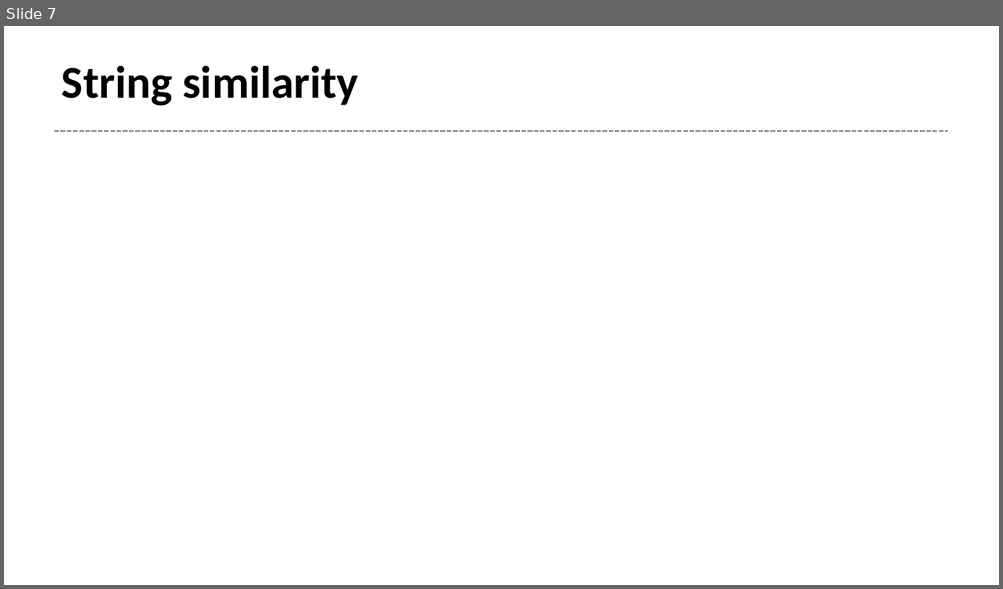
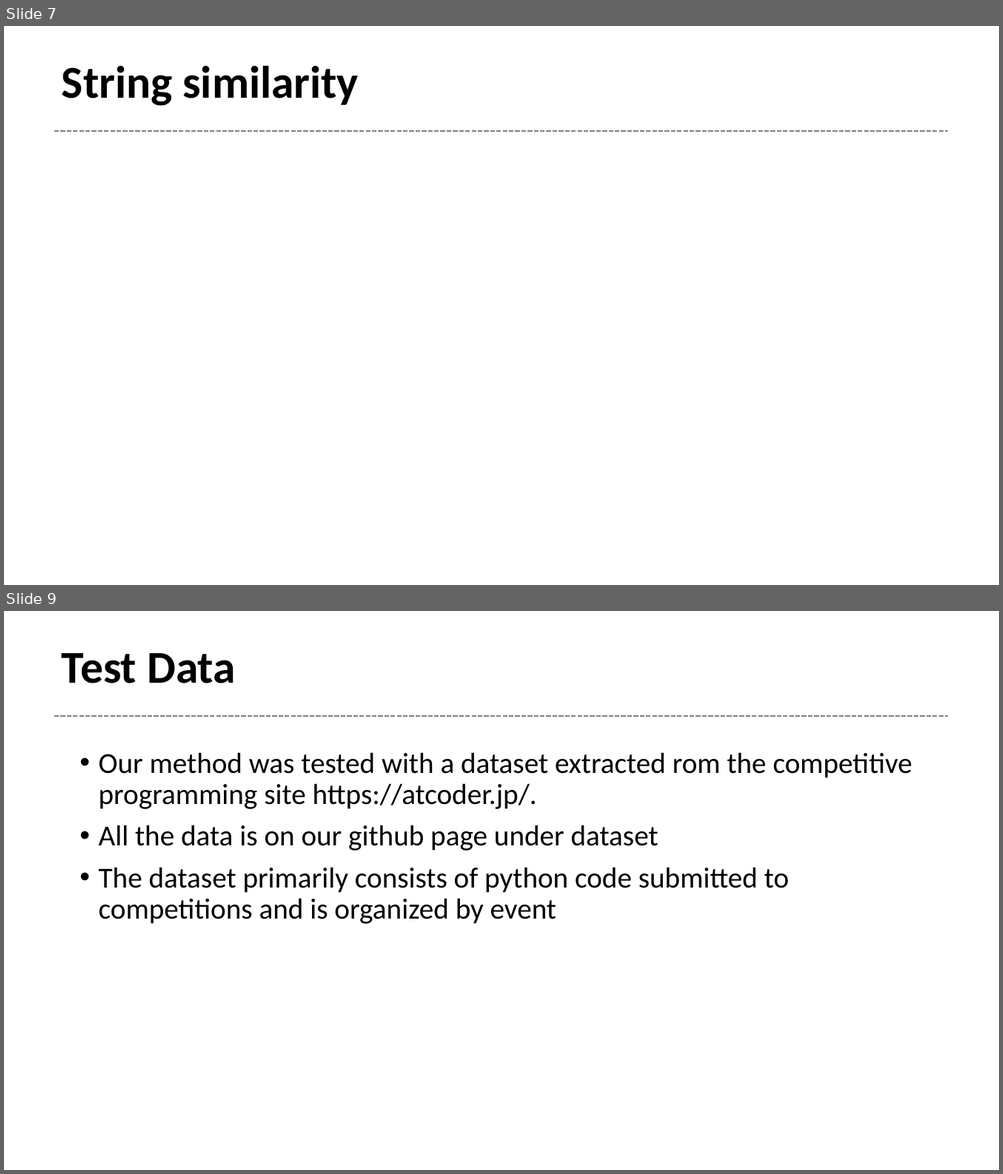
Before and after one commit to Tetricz/CodeCloneDetector, a slide deck: presentation.pptx. Shown one above the other, each under a label of ours: slide 7 before the commit, slides 7 and 9 after it; the slides between them are not shown. The pictures are 1003x589 and 1003x1174 pixels, drawn with LibreOffice and Linux fonts; fonts in the diff are those of the drawing; grey boxes stand for pictures. Boxes give left, top, right and bottom in pixels: in the first picture for what was removed or moved away, otherwise in the second. Text is boxed around its words. In the diff, an @@ line names an element or a change of style, - is before the commit and + after.

Commit message:
add slides tokenizer and test data

```diff
--- a/presentation.pptx
+++ b/presentation.pptx
@@ slide 9 added at [4, 611, 999, 1170], background #FFFFFF; not listed: 1 template element that a slide beside it also shows @@
@@ title added at [62, 653, 236, 684], 44 pt, text #000000, bold @@
+Test Data
@@ text added at [99, 752, 912, 924], 28 pt, text #000000 @@
+• Our method was tested with a dataset extracted rom the competitive programming site https://atcoder.jp/.
+• All the data is on our github page under dataset
+• The dataset primarily consists of python code submitted to competitions and is organized by event
```
Also in this commit, not shown: 1 other slide added.
